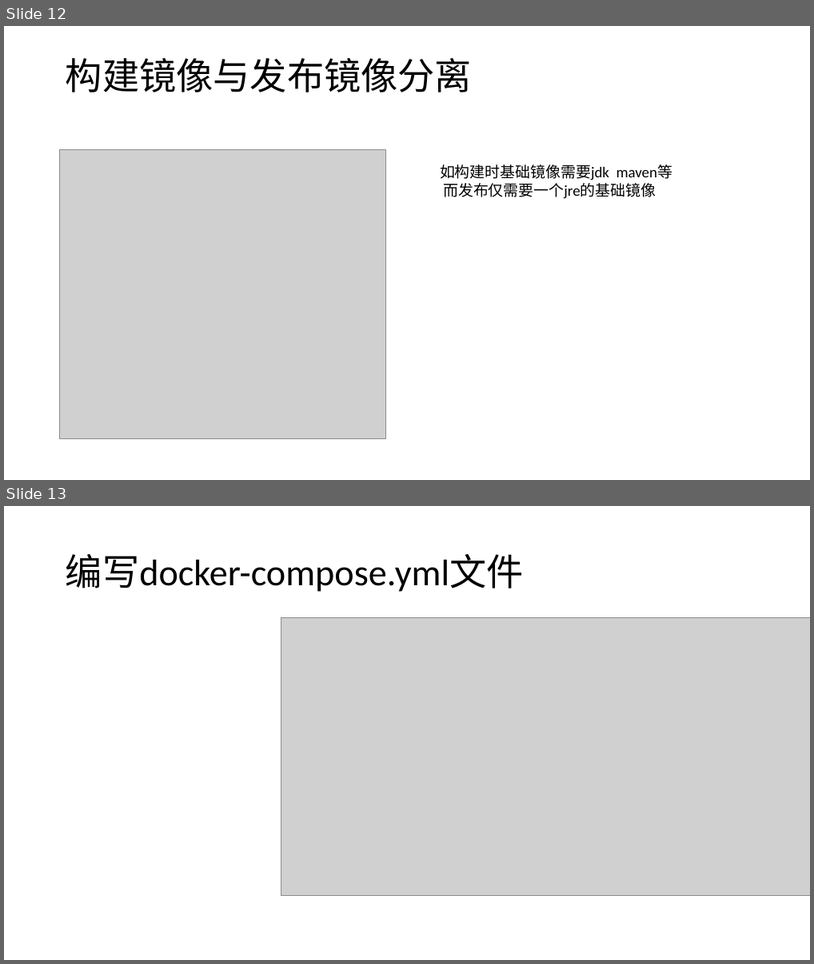
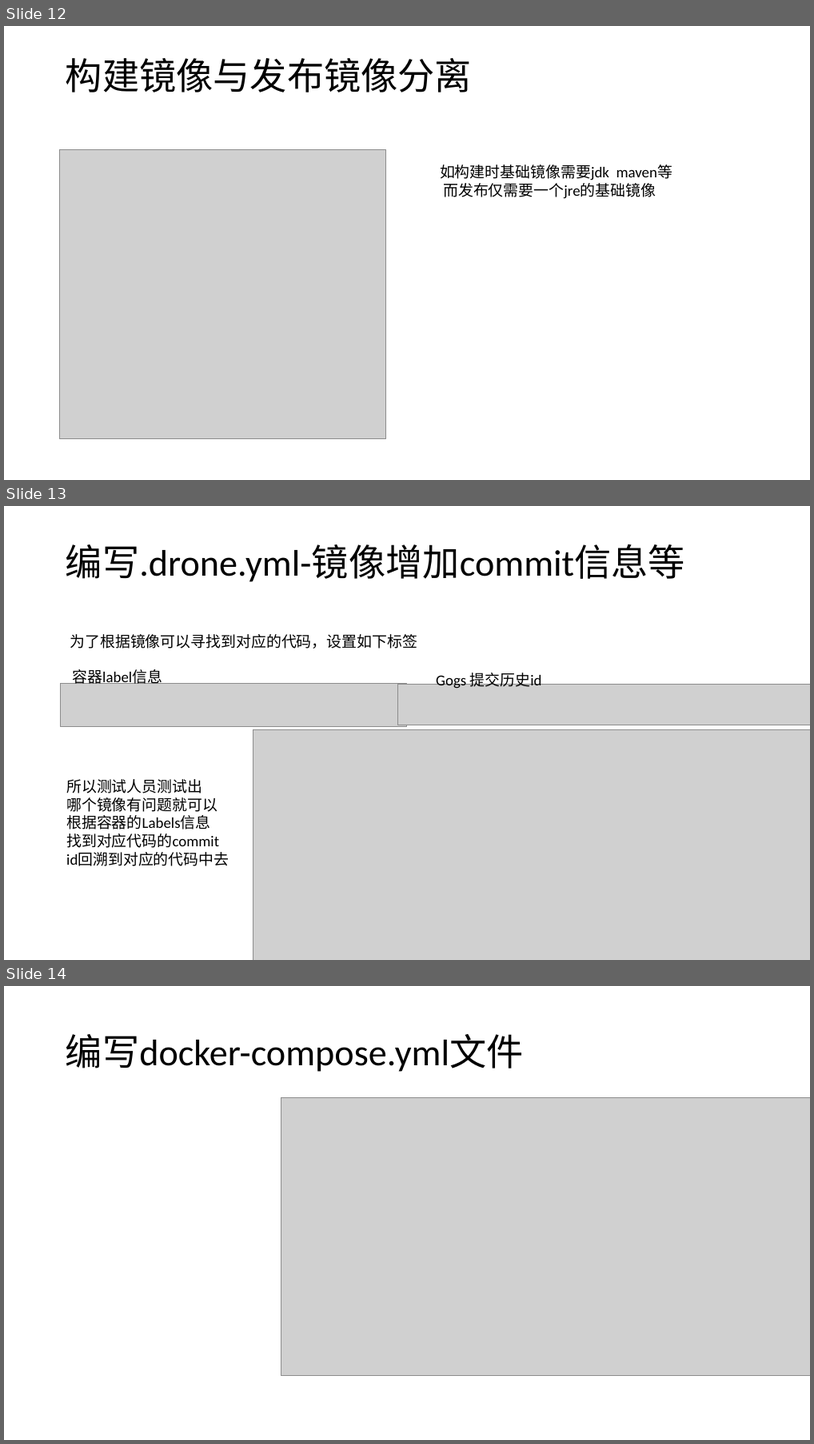
Before and after one commit to sealyun/docs, a slide deck: ppt/CI-CD-rules.pptx. Shown one above the other, each under a label of ours: slides 12 and 13 before the commit, slides 12, 13 and 14 after it. The pictures are 814x964 and 814x1444 pixels, drawn with LibreOffice and Linux fonts; fonts in the diff are those of the drawing; grey boxes stand for pictures. Boxes give left, top, right and bottom in pixels: in the first picture for what was removed or moved away, otherwise in the second. Text is boxed around its words. In the diff, an @@ line names an element or a change of style, - is before the commit and + after.

```diff
--- a/ppt/CI-CD-rules.pptx
+++ b/ppt/CI-CD-rules.pptx
@@ slide 13 added at (x1=4, y1=506, x2=810, y2=960), background #FFFFFF @@
@@ title added at (x1=66, y1=544, x2=686, y2=582), 44 pt, text #000000 @@
+编写.drone.yml-镜像增加commit信息等
@@ text added at (x1=70, y1=634, x2=418, y2=648), 18 pt, text #000000 @@
+为了根据镜像可以寻找到对应的代码，设置如下标签
@@ text added at (x1=72, y1=667, x2=162, y2=684), 18 pt, text #000000 @@
+容器label信息
@@ text added at (x1=436, y1=669, x2=542, y2=688), 18 pt, text #000000 @@
+Gogs 提交历史id
@@ picture added at (x1=61, y1=684, x2=407, y2=727) @@
@@ picture added at (x1=398, y1=684, x2=810, y2=725) @@
@@ picture added at (x1=254, y1=729, x2=810, y2=960) @@
@@ text added at (x1=66, y1=779, x2=229, y2=866), 18 pt, text #000000 @@
+所以测试人员测试出
+哪个镜像有问题就可以
+根据容器的Labels信息
+找到对应代码的commit
+id回溯到对应的代码中去
@@ what was slide 13 is now slide 14 @@
```
Also in this commit, not shown: 3 slides changed.
